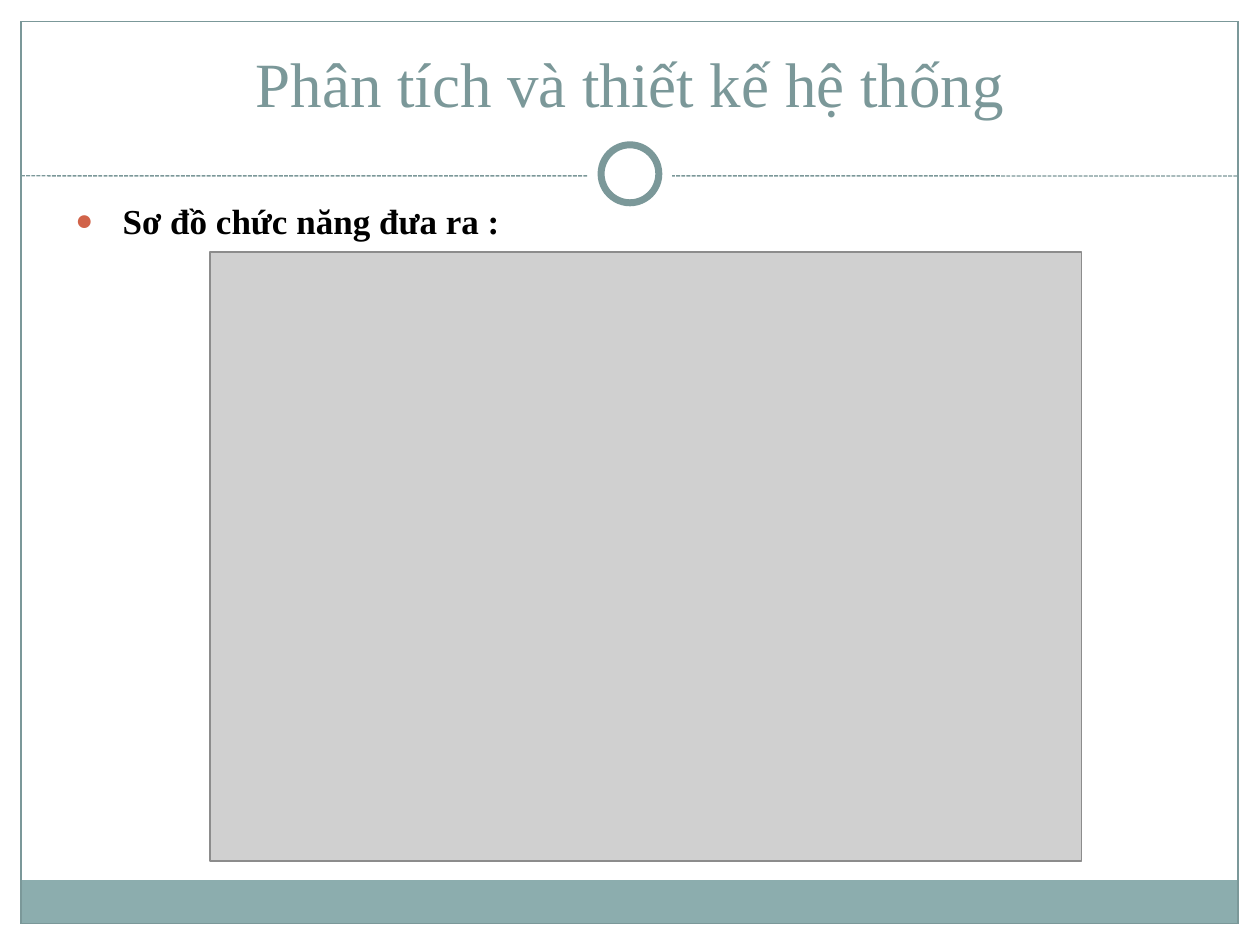
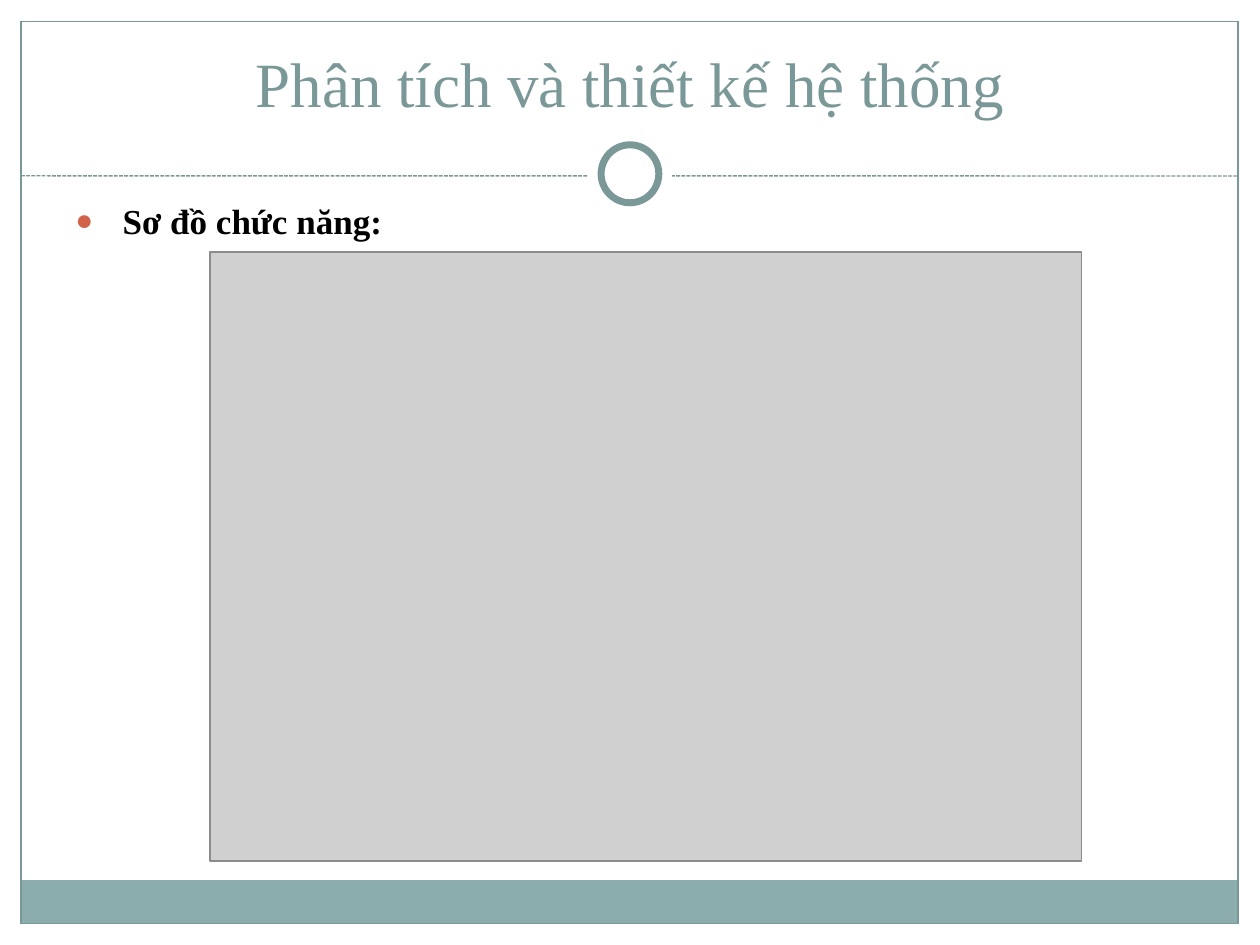
Before and after one commit to trungvdhp/netsharing, a slide deck: slide 9 of documents/Slide.ppt (slide 6 before the commit). Drawn at 1260x945 pixels with LibreOffice and Linux fonts; fonts in the diff are those of the drawing; grey boxes stand for pictures. Boxes give left, top, right and bottom in pixels: in the first picture for what was removed or moved away, otherwise in the second. Text is boxed around its words. In the diff, an @@ line names an element or a change of style, - is before the commit and + after.

```diff
--- a/documents/Slide.ppt
+++ b/documents/Slide.ppt
@@ text at (x1=123, y1=208, x2=382, y2=241): text changed @@
-● Sơ đồ chức năng đưa ra :
+● Sơ đồ chức năng:
```
Also in this commit, not shown: 6 other slides changed, 3 slides added, 5 slides removed.
